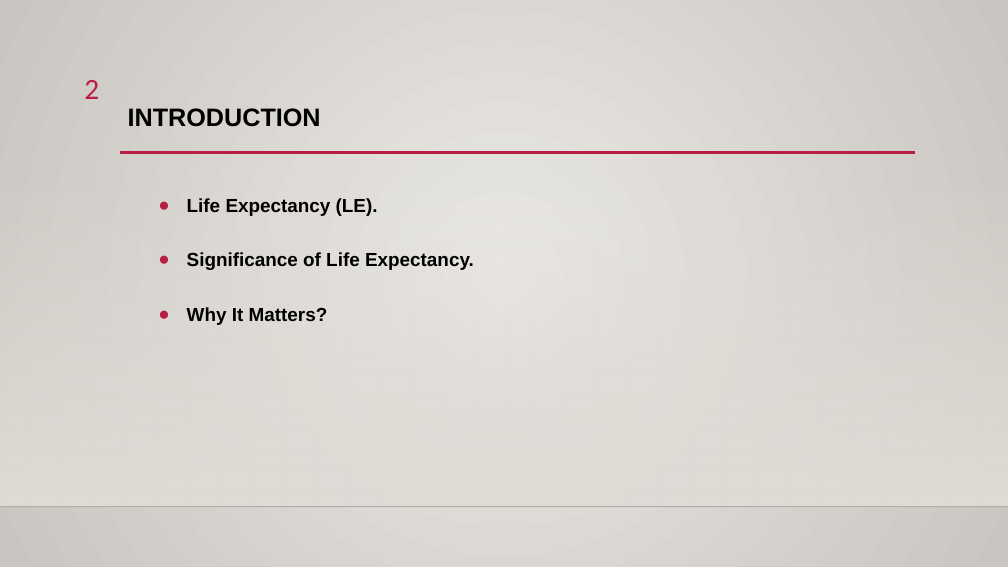
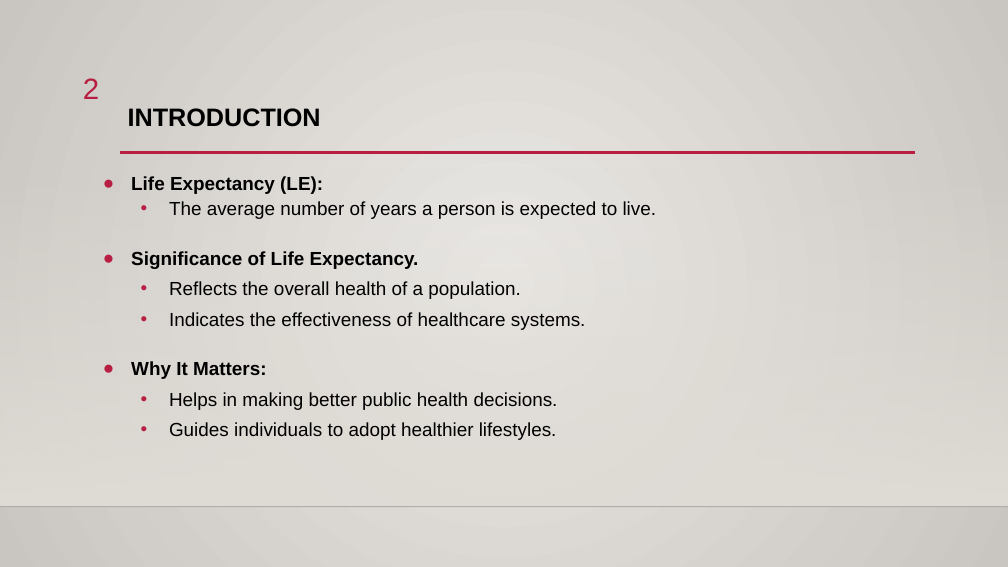
Before and after one commit to mahersalman/life-expectancy, a slide deck: slide 2 of Presentation.pptx. Drawn at 1008x567 pixels with LibreOffice and Linux fonts; fonts in the diff are those of the drawing; background and template pictures are left out. Boxes give left, top, right and bottom in pixels: in the first picture for what was removed or moved away, otherwise in the second. Text is boxed around its words. In the diff, an @@ line names an element or a change of style, - is before the commit and + after.

```diff
--- a/Presentation.pptx
+++ b/Presentation.pptx
@@ page number at (83, 78, 99, 99): font Calibri to Arial @@
@@ text "Life Expectancy (LE):": place and size @@
-text "Life Expectancy (LE):" at (187, 198, 474, 325)
+text "Life Expectancy (LE):" at (131, 176, 657, 440)
@@ text at (131, 176, 657, 219): text changed; bold off @@
-● Life Expectancy (LE).
+● Life Expectancy (LE):
+  • The average number of years a person is expected to live.
@@ text at (131, 251, 419, 269): line spacing 1.2 to 1.1 @@
@@ text at (131, 281, 585, 440): text changed; bold off @@
-● Why It Matters?
+  • Reflects the overall health of a population.
+  • Indicates the effectiveness of healthcare systems.
+● Why It Matters:
+  • Helps in making better public health decisions.
+  • Guides individuals to adopt healthier lifestyles.
```
Also in this commit, not shown: 12 other slides changed, 1 slide added, 1 slide removed, 2 other files.
